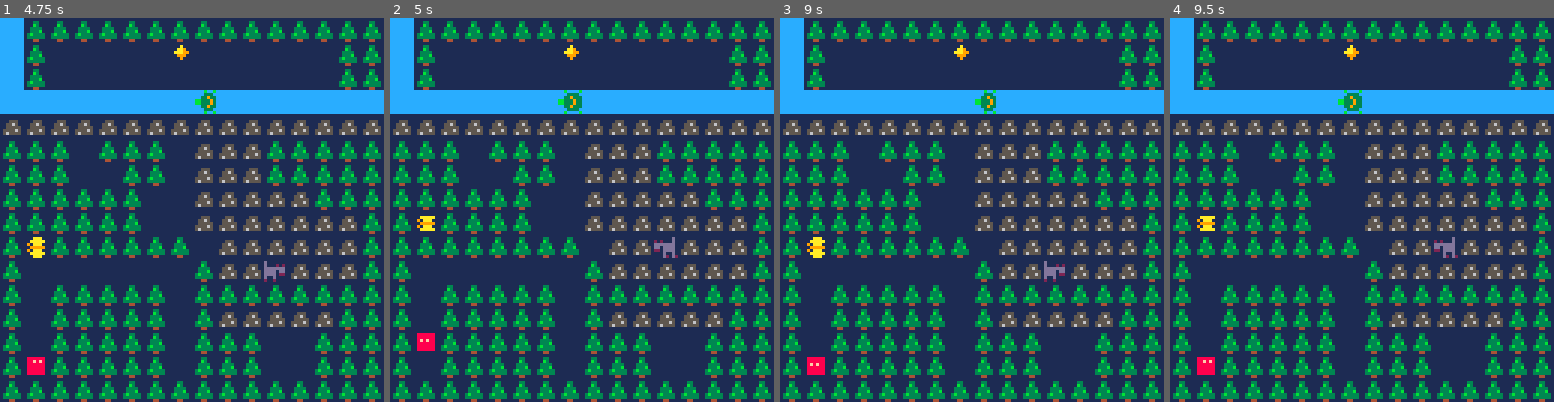
Above: before the commit, frames 1-4 (left to right).
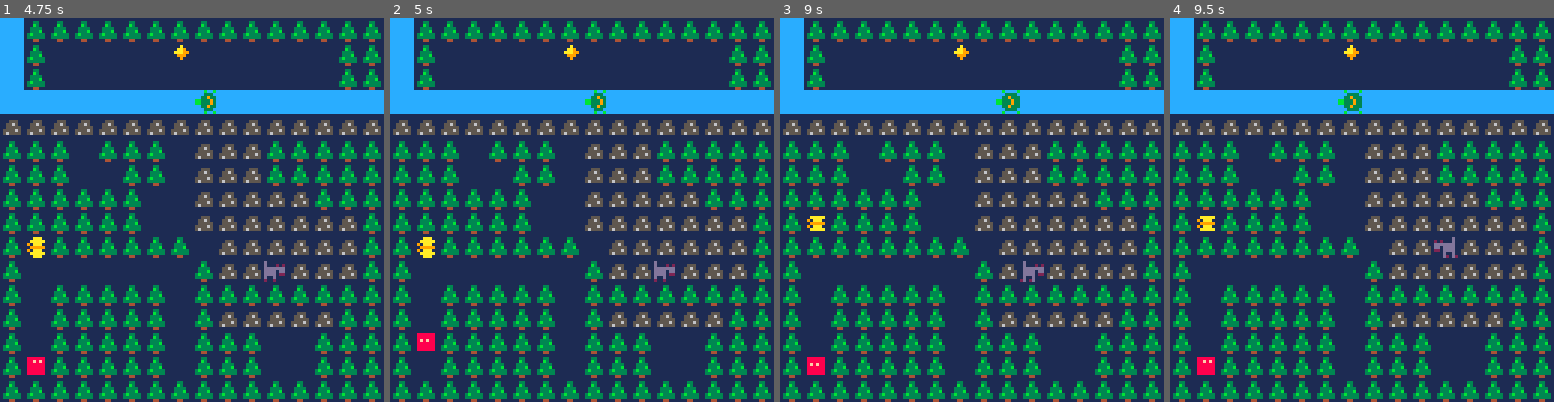
Above: after the commit, the same moments.

Repository: sourencho/mimic
Game: PICO-8 cartridge mimic.p8
Two runs of this game, one before a commit and one after it. Both use one fixed random seed, a clock stepped at 60 frames per second and the inputs below.
Inputs:
- Up to frame 1 (4.75 s): tap X (X key) at 0.33, 1.07, 1.85, 2.97, 4.08 s; hold Right 1.6-2.1 s; hold Up 2.15-2.42 s; hold Right 2.47-3.03 s; hold Left 3.08-3.58 s; hold Down 3.63-3.97 s; hold Right 4.02-4.68 s; hold Up from 4.73 s (still down)
- Up to frame 2 (5 s): keep holding Up
- Up to frame 3 (9 s): release Up at 5.03 s; hold Left 5.08-5.68 s; tap X (X key) every 1.12 s from 5.2 to 8.55 s; hold Down 5.73-6.03 s; hold Right 6.08-6.58 s; hold Right 6.63-7.13 s; hold Up 7.18-7.45 s; hold Right 7.5-8.07 s; hold Left 8.12-8.62 s; hold Down from 8.67 s (still down)
- Up to frame 4 (9.5 s): release Down at 9 s; hold Right from 9.05 s (still down)

Frame 1 is identical in both runs. In frame 2, 1.3% of the frame differs, in the area x 7-75%, y 18-69%; in frame 3, 1.3%; in frame 4, nothing differs.

Commit message:
Add character sound effects

Diff:
--- a/mimic.p8
+++ b/mimic.p8
@@ -54,6 +54,18 @@
 turtle_abilities={water}
 butter_abilities={tree}
 
+
+--sfx
+player_sfx={}
+player_sfx.move={}
+player_sfx.move[ground]=1
+player_sfx.move[tree]=3
+player_sfx.move[rock]=4
+player_sfx.move[water]=5
+
+player_sfx.transform=2
+
+
 -- player pattern
 player_pattern = {}
 player_pattern_i = 0
@@ -115,6 +127,7 @@
 function can_move(x, y, a)
     if is_tile(win,x,y) then
         won = true
+        sfx(12)
         return true
     end
     -- if moving to flagged tile check if had ability
@@ -127,9 +140,7 @@
 end
 
 function move_actor(a)
-    local is_player = (#a.pattern == 0)
-
-    if not is_player then
+    if not is_player(a) then
         -- apply npc pattern
         if a.dx == 0 and a.dy == 0 then
             if tick % slow_speed == 0 then
@@ -145,10 +156,14 @@
     newy = a.y + a.dy
 
     if can_move(newx, newy, a) then
+        if(is_player_and_not_stationary(a)) then
+            play_player_sfx("move")
+        end
+
         a.x = mid(0,newx,15)
         a.y = mid(0,newy,15)
 
-        if is_player and (a.dx ~=0 or a.dy ~= 0) then
+        if is_player(a) and (a.dx ~=0 or a.dy ~= 0) then
             -- save player pattern
             player_pattern_i += 1
             if player_pattern_i > player_pattern_size then
@@ -157,6 +172,10 @@
             player_pattern[player_pattern_i][1] = a.dx;
             player_pattern[player_pattern_i][2] = a.dy;
         end
+    else
+        if (is_player_and_not_stationary(a)) then
+            sfx(0)
+        end
     end
 
 
@@ -175,9 +194,22 @@
     spr(a.spr + a.frame, a.x*8, a.y*8, 1, 1, a.flip_x)
 end
 
-
-
-
+function play_player_sfx(action)
+    if(action == "move") then
+        sfx(player_sfx[action][pl.abilities[1]])
+        return
+    end
+    sfx(player_sfx[action])
+end
+
+
+function is_player(a)
+    return (#a.pattern == 0)
+end
+
+function is_player_and_not_stationary(a)
+    return is_player(a) and not (newx==a.x and newy==a.y)
+end
 -->8
 --PLAYER
 
@@ -222,9 +254,11 @@
 
 function pattern_match()
     for a in all(actors) do
-        local is_player = (#a.pattern == 0)
-        if not is_player then
+        if not is_player(a) then
             if contains_pattern(player_pattern, a.pattern) then
+                if(not (pl.abilities[1] == a.abilities[1])) then
+                    play_player_sfx("transform")
+                end
                 pl.abilities = a.abilities
                 pl.spr = a.spr + player_spr_offset
                 reset_player_pattern()
@@ -272,6 +306,7 @@
     end
     if splash then
         init()
+        return
     end
     foreach(actors, move_actor)
     pattern_match()
Not shown, changed: the sound effects (__sfx__) section of mimic.p8
